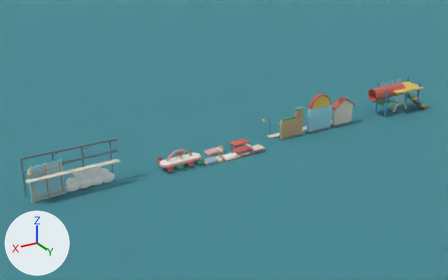
One commit to the Blender file source/blender/playroom-zone-assets.blend: the scene before it, then after it.
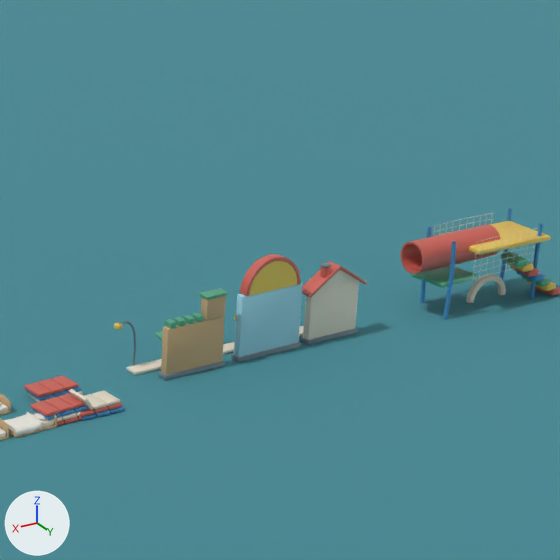
Each version is shown whole from a 50 mm camera at (68.5, 91.5, 48.6) aimed at (12.2, -2.5, 1.6), then close up on the part from 49% to 95% of the width and 0% to 74% of the height. The axes (+X, +Y, +Z) are drawn at lower left. The lights are the same throughout. The older version's two pictures come first.

In view in the first close-up: 'Clean aged cream vinyl.001', 'Faded blue plastic', 'Painted maintenance steel', 'Pale sealed wood', 'Sky wallpaper face', 'Soft green plastic', 'Soft green plastic.001', 'Sun-faded red plastic', 'Sun-faded red plastic.001', 'Sun-faded red plastic.002', 'Worn warm yellow plastic', 'Worn warm yellow plastic.001', '平面' and 5 more.
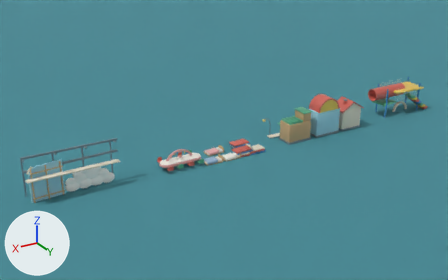
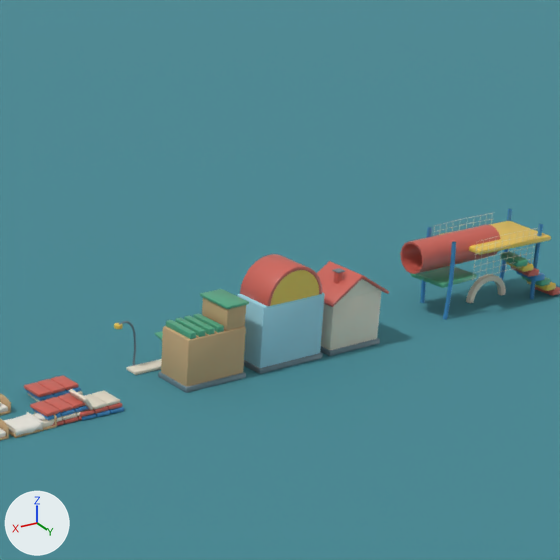
Where the newer file only moved an object's origin or applied its transform, the numbers keep the older frame.

What differs and where, as boxes (x1, y1, x2, y2) in the close-ups (560 x 560 px; the box of a moved part takes in the faces that stretch with it):
'Sky wallpaper face', reshaped
    before: (234, 283, 303, 357)
    after: (237, 292, 325, 368)
'Pale sealed wood', reshaped, moved (30% wider, 11% taller)
    before: (161, 295, 226, 375)
    after: (161, 298, 246, 387)
'Clean aged cream vinyl.001', reshaped
    before: (126, 270, 359, 375)
    after: (126, 279, 382, 375)
'Sun-faded red plastic.001', reshaped
    before: (240, 254, 367, 297)
    after: (240, 254, 389, 307)
'Painted maintenance steel', reshaped (10% wider)
    before: (119, 263, 357, 381)
    after: (119, 268, 380, 393)
'Worn warm yellow plastic.001', reshaped
    before: (114, 261, 311, 329)
    after: (114, 270, 319, 329)
'Soft green plastic.001', reshaped (26% wider)
    before: (154, 288, 229, 358)
    after: (154, 289, 249, 358)
part 1 of me_円柱_004, moved or reshaped
    before: (320, 266, 330, 278)
    after: (333, 272, 343, 284)
part 2 of me_円柱_004, moved or reshaped
    before: (240, 264, 311, 297)
    after: (240, 266, 333, 307)
part 3 of me_円柱_004, moved or reshaped
    before: (302, 261, 341, 297)
    after: (317, 261, 363, 306)
part 4 of me_円柱_004, moved or reshaped
    before: (340, 266, 367, 284)
    after: (362, 276, 389, 294)
part 5 of me_円柱_004, moved or reshaped
    before: (246, 257, 301, 296)
    after: (267, 266, 322, 306)
part 6 of me_円柱_005, moved or reshaped
    before: (303, 270, 359, 340)
    after: (321, 279, 382, 350)
part 7 of me_立方体_023, moved or reshaped
    before: (234, 283, 303, 357)
    after: (238, 292, 325, 368)
part 8 of me_barrel_canopy, moved or reshaped
    before: (249, 261, 297, 296)
    after: (270, 270, 319, 306)
part 10 of me_立方体_039, moved or reshaped
    before: (165, 313, 204, 329)
    after: (166, 313, 224, 339)
part 11 of me_立方体_039, moved or reshaped
    before: (199, 288, 229, 299)
    after: (200, 289, 249, 309)
part 12 of me_awning_brace, moved or reshaped
    before: (319, 263, 332, 267)
    after: (332, 268, 345, 273)
part 13 of me_awning_brace, moved or reshaped
    before: (163, 328, 357, 381)
    after: (163, 338, 380, 393)

The change, as a list of edits to the scene's bpy script:
```text
Change me_円柱_004:
    used by ob_sun_faded_red_plastic_001; parent = ob_child_town_pack; location = (-8.45, -1.27, 2.72)
    remove me_円柱_004.from_pydata(...)  # 1160 vertices, 1026 faces; spans x -1.62..10.03, y -0.03..1.97, z -2.31..5.04
    add me_円柱_004.from_pydata(...)  # 1160 vertices, 1026 faces; spans x -1.62..10.03, y -0.03..4.42, z -2.31..5.04
    me_円柱_004 part 1: the loose piece of 56 vertices spanning x 2.04..2.56, y 1.16..1.68, z 2.23..3.43 is moved by (0.0, 1.5, 0.0)
    me_円柱_004 part 2: 82 of the vertices in x 3.97..10.03, y 1.64..1.97, z 1.33..5.04 are moved by (0.0, 2.45, 0.0)
    me_円柱_004 part 3: 28 of the vertices in x 1.16..1.34, y 1.91..1.97, z 3.14..3.33 are moved by (0.0, 2.45, 0.0)
    me_円柱_004 part 4: 14 of the vertices in x -1.62..-1.47, y 1.91..1.97, z 1.33..1.52 are moved by (0.0, 2.45, 0.0)
    me_円柱_004 part 5: 62 of the vertices in x 4.89..10.01, y 1.67..1.69, z 2.48..5.03 are moved by (0.0, 2.46, 0.0)
    other edits to the shape of me_円柱_004 do not show in these pictures
Change me_円柱_005:
    used by ob_clean_aged_cream_vinyl_001; parent = ob_child_town_pack; location = (-7.95, -1.27, 2.72)
    remove me_円柱_005.from_pydata(...)  # 558 vertices, 495 faces; spans x -2.1..18.0, y -1.5..1.6, z -2.7..3.0
    add me_円柱_005.from_pydata(...)  # 558 vertices, 495 faces; spans x -2.1..18.0, y -1.5..4.1, z -2.7..3.0
    me_円柱_005 part 6: all 31 vertices in x -1.7..3.2, y 1.5..1.6, z -2.7..3.0 are moved by (0.0, 2.5, 0.0)
Change me_立方体_023:
    used by ob_sky_wallpaper_face; parent = ob_child_town_pack; location = (-1.0, 0.0, 2.6)
    remove me_立方体_023.from_pydata(...)  # 56 vertices, 54 faces; spans x -2.9..2.9, y -0.35..0.35, z -2.6..2.6
    add me_立方体_023.from_pydata(...)  # 56 vertices, 54 faces; spans x -2.9..2.9, y -0.35..2.85, z -2.6..2.6
    me_立方体_023 part 7: all 28 vertices in x -2.9..2.9, y 0.23..0.35, z -2.6..2.6 are moved by (0.0, 2.5, 0.0)
Change me_barrel_canopy:
    used by ob_worn_warm_yellow_plastic_001; parent = ob_child_town_pack; location = (-1.0, -0.36, 2.72)
    remove me_barrel_canopy.from_pydata(...)  # 370 vertices, 309 faces; spans x -7.2..12.1, y -3.4..0.7, z 0.0..4.8
    add me_barrel_canopy.from_pydata(...)  # 370 vertices, 309 faces; spans x -7.2..12.1, y -3.4..3.2, z 0.0..4.8
    me_barrel_canopy part 8: all 19 vertices in x -2.3..2.3, y 0.7, z 2.5..4.8 are moved by (0.0, 2.5, 0.0)
Change me_立方体_030:
    used by ob_pale_sealed_wood; parent = ob_child_town_pack; location = (4.3, 0.0, 4.84)
    remove me_立方体_030.from_pydata(...)  # 112 vertices, 108 faces; spans x -0.9..4.3, y -0.4..0.4, z -4.84..0.86
    add me_立方体_030.from_pydata(...)  # 112 vertices, 108 faces; spans x -2.6..2.6, y -1.6..1.6, z -2.0..3.7
    me_立方体_030 part 9: 112 of 112 vertices moved; they spanned x -0.9..4.3, y -0.4..0.4, z -4.84..0.86 and now span x -2.6..2.6, y -1.6..1.6, z -2.0..3.7; mean shift (-1.7, 0.0, 2.84)
Change me_立方体_039:
    used by ob_soft_green_plastic_001; parent = ob_child_town_pack; location = (7.0, -0.95, 2.88)
    remove me_立方体_039.from_pydata(...)  # 392 vertices, 378 faces; spans x -3.7..1.4, y -0.62..1.48, z -1.62..3.02
    add me_立方体_039.from_pydata(...)  # 392 vertices, 378 faces; spans x -3.7..1.4, y -0.62..3.83, z -1.62..3.02
    me_立方体_039 part 10: all 112 vertices in x -1.61..1.37, y 1.28..1.33, z 1.1..1.54 are moved by (0.0, 2.37, 0.0)
    me_立方体_039 part 11: all 28 vertices in x -3.7..-1.7, y 1.42..1.48, z 2.8..3.02 are moved by (0.0, 2.35, 0.0)
    other edits to the shape of me_立方体_039 do not show in these pictures
Change me_awning_brace:
    used by ob_painted_maintenance_steel; parent = ob_child_town_pack; location = (0.0, 0.0, 0.0)
    remove me_awning_brace.from_pydata(...)  # 374 vertices, 336 faces; spans x -9.7..10.7, y -3.5..0.5, z 0.0..6.2
    add me_awning_brace.from_pydata(...)  # 374 vertices, 336 faces; spans x -9.7..10.7, y -3.5..3.0, z 0.0..6.2
    me_awning_brace part 12: the loose piece of 56 vertices spanning x -6.5..-5.8, y -0.2..0.5, z 6.1..6.2 is moved by (0.0, 1.5, 0.0)
    me_awning_brace part 13: all 84 vertices in x -9.7..8.7, y 0.4, z 0.0..0.4 are moved by (0.0, 2.6, 0.0)
Change ob_pale_sealed_wood:
    ob_pale_sealed_wood.location: (4.3, 0.0, 4.84) -> (6.0, 1.25, 2.0)
```
